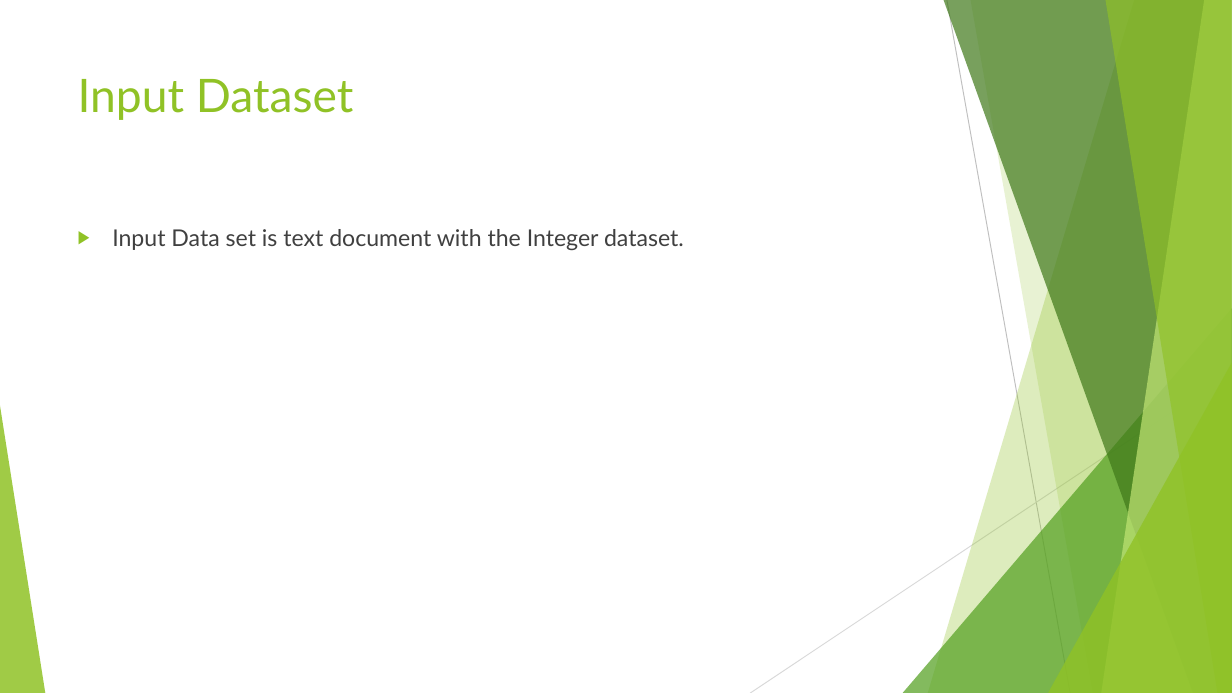
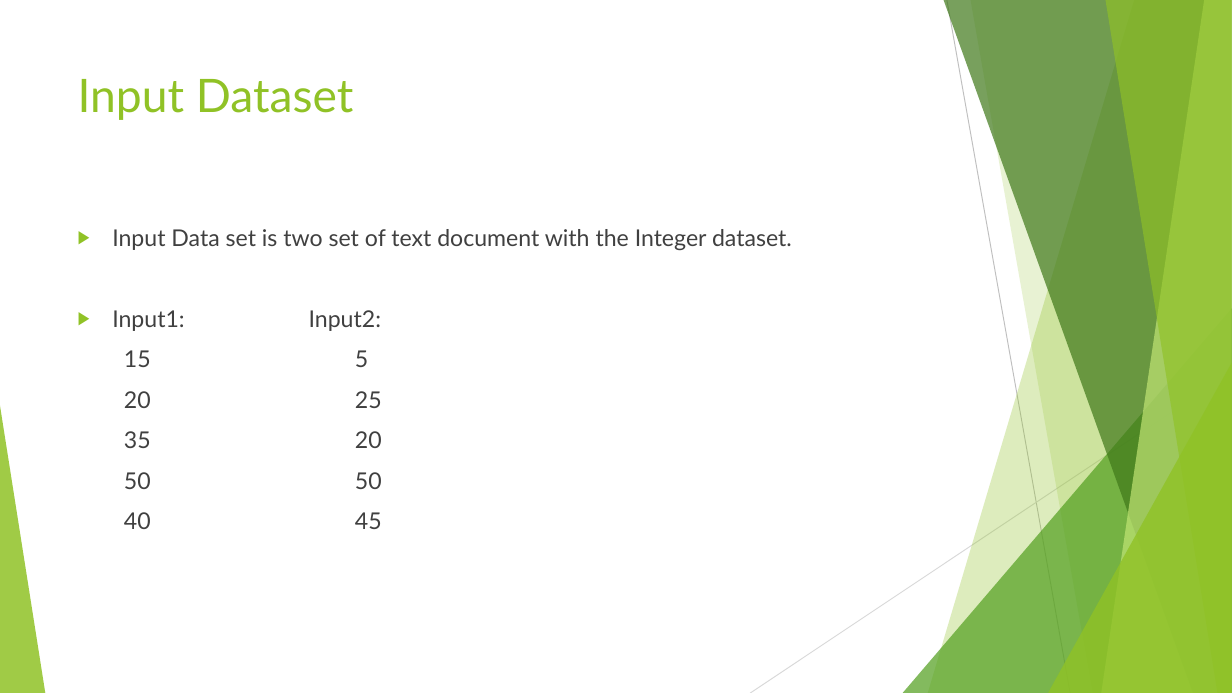
Before and after one commit to srikarreddy-m/CS551-ASE, a slide deck: slide 7 of HackBattleSP15/documentation/ASE Hackathon.pptx (slide 6 before the commit). Drawn at 1232x693 pixels with LibreOffice and Linux fonts; fonts in the diff are those of the drawing. Boxes give left, top, right and bottom in pixels: in the first picture for what was removed or moved away, otherwise in the second. Text is boxed around its words. In the diff, an @@ line names an element or a change of style, - is before the commit and + after.

```diff
--- a/HackBattleSP15/documentation/ASE Hackathon.pptx
+++ b/HackBattleSP15/documentation/ASE Hackathon.pptx
@@ text at box(112, 229, 792, 529): text changed @@
-▶ Input Data set is text document with the Integer dataset.
+▶ Input Data set is two set of text document with the Integer dataset.
+▶ Input1: Input2:
+15 5
+20 25
+35 20
+50 50
+40 45
```
Also in this commit, not shown: 8 other slides changed, 1 slide added, 1 other file.
